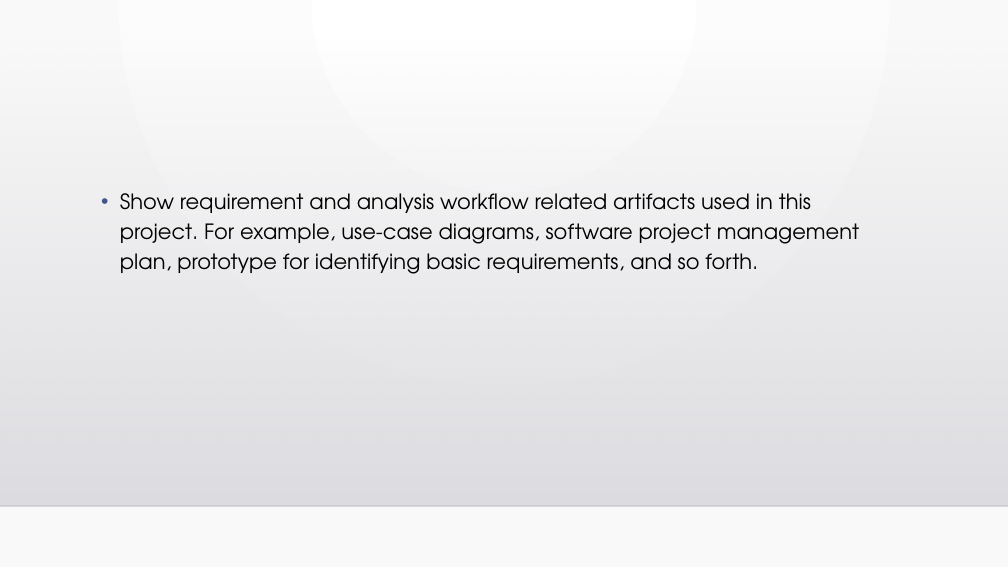
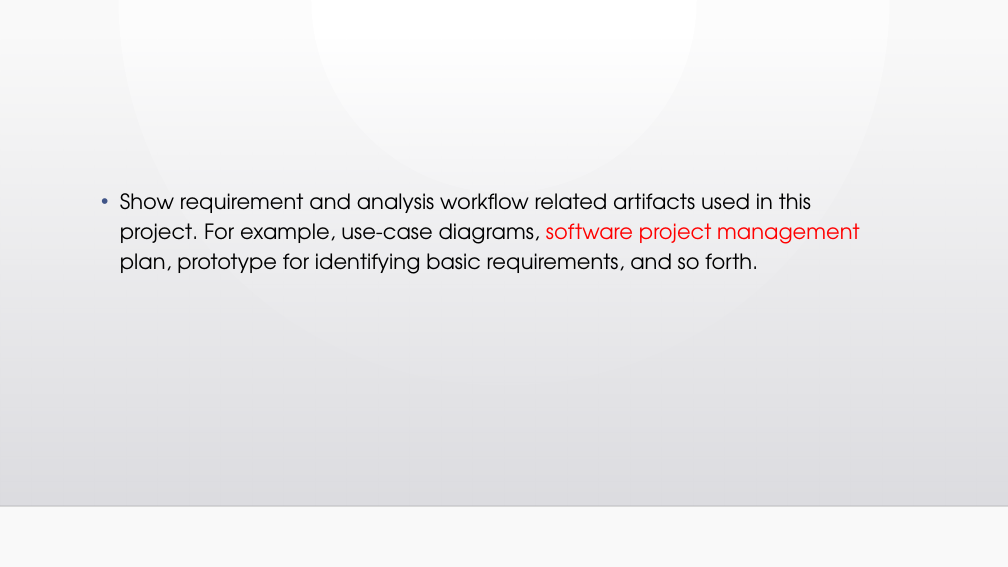
Before and after one commit to KVessey/SoftwareEngineeringLMS, a slide deck: slide 8 of Learning Management System project.pptx (slide 5 before the commit). Drawn at 1008x567 pixels with LibreOffice and Linux fonts; fonts in the diff are those of the drawing; background and template pictures are left out. Boxes give left, top, right and bottom in pixels: in the first picture for what was removed or moved away, otherwise in the second. Text is boxed around its words. In the diff, an @@ line names an element or a change of style, - is before the commit and + after.

```diff
--- a/Learning Management System project.pptx
+++ b/Learning Management System project.pptx
@@ text "Show requirement and analysis workflow ..." at <box>120,193,859,274</box>: text colour #000000 to #FF0000 in "software project management" @@
```
Also in this commit, not shown: 4 other slides changed, 5 slides added.
